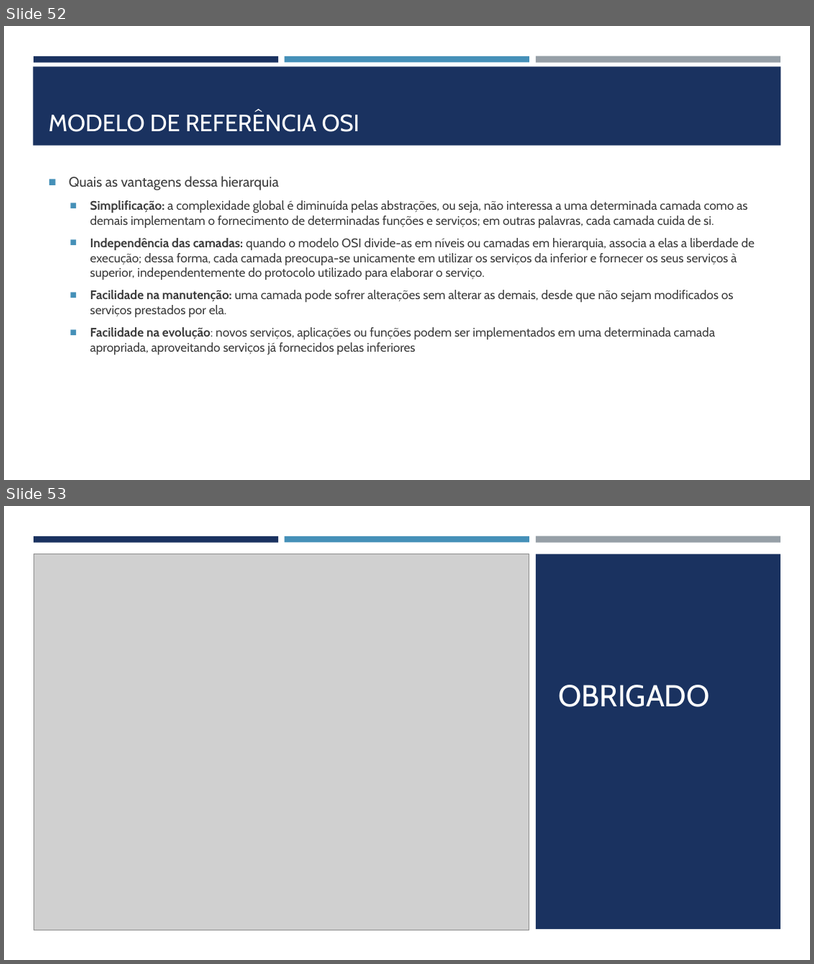
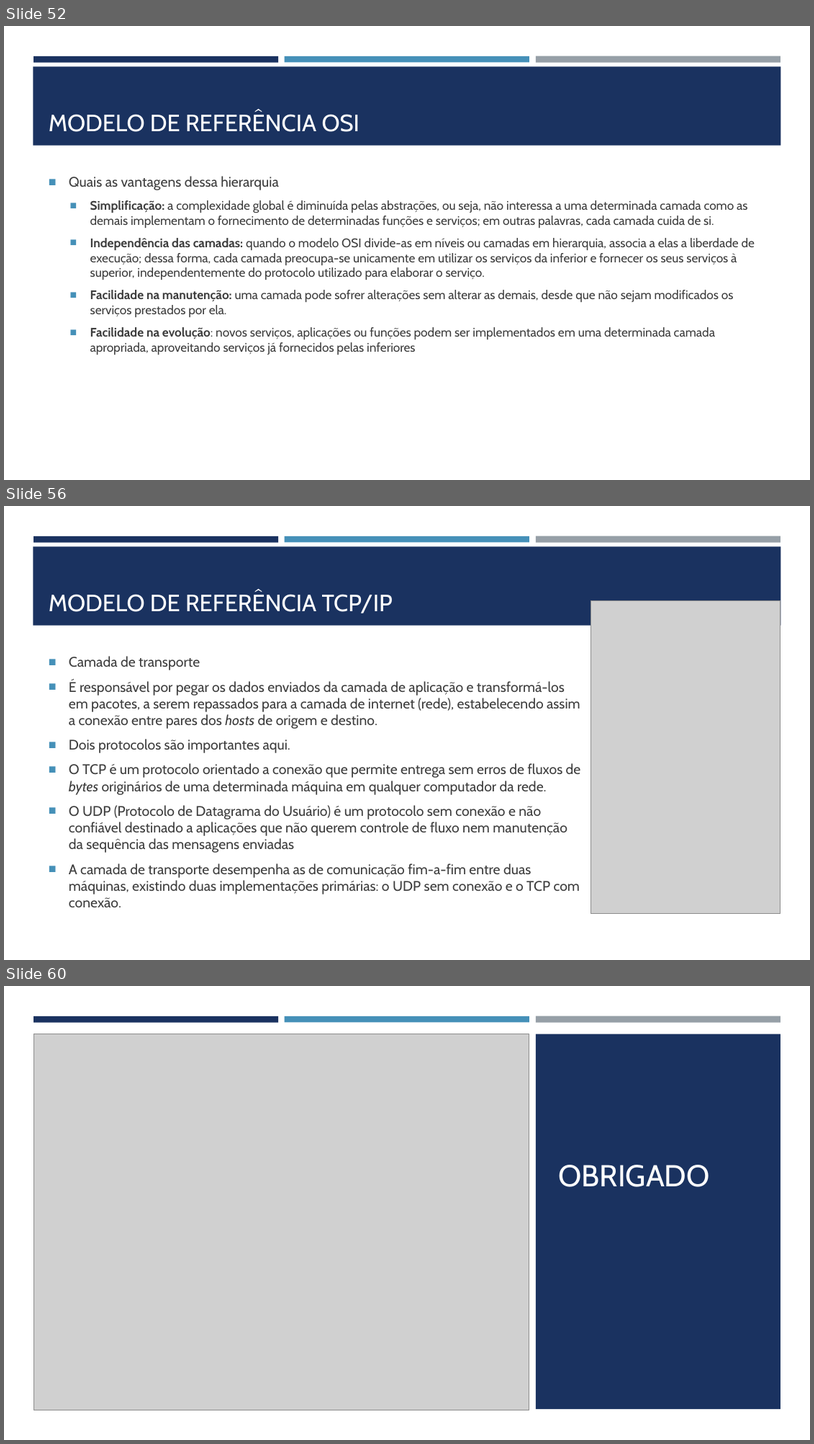
Before and after one commit to joelteixeiradacunha/aulas_php_mysql, a slide deck: Redes/REDES DE COMPUTADORES.pptx. Shown one above the other, each under a label of ours: slides 52 and 53 before the commit, slides 52, 56 and 60 after it; the slides between them are not shown. The pictures are 814x964 and 814x1444 pixels, drawn with LibreOffice and Linux fonts; fonts in the diff are those of the drawing; grey boxes stand for pictures. Boxes give left, top, right and bottom in pixels: in the first picture for what was removed or moved away, otherwise in the second. Text is boxed around its words. In the diff, an @@ line names an element or a change of style, - is before the commit and + after.

```diff
--- a/Redes/REDES DE COMPUTADORES.pptx
+++ b/Redes/REDES DE COMPUTADORES.pptx
@@ slide 56 added at (4,506,810,960), background #FFFFFF; not listed: 4 template elements that a slide beside it also shows @@
@@ title added at (49,594,393,613), 28 pt, text #FFFFFF @@
+MODELO DE REFERÊNCIA TCP/IP
@@ picture added at (592,601,782,914) @@
@@ text added at (69,656,581,894), 16.6 pt, text #3D3D3D @@
+■ Camada de transporte
+■ É responsável por pegar os dados enviados da camada de aplicação e transformá-los em pacotes, a serem repassados para a camada de internet (rede), estabelecendo assim a conexão entre pares dos hosts de origem e destino.
+■ Dois protocolos são importantes aqui.
+■ O TCP é um protocolo orientado a conexão que permite entrega sem erros de fluxos de bytes originários de uma determinada máquina em qualquer computador da rede.
+■ O UDP (Protocolo de Datagrama do Usuário) é um protocolo sem conexão e não confiável destinado a aplicações que não querem controle de fluxo nem manutenção da sequência das mensagens enviadas
+■ A camada de transporte desempenha as de comunicação fim-a-fim entre duas máquinas, existindo duas implementações primárias: o UDP sem conexão e o TCP com conexão.
@@ what was slide 53 is now slide 60 @@
```
Also in this commit, not shown: 6 other slides added, 1 other file.
